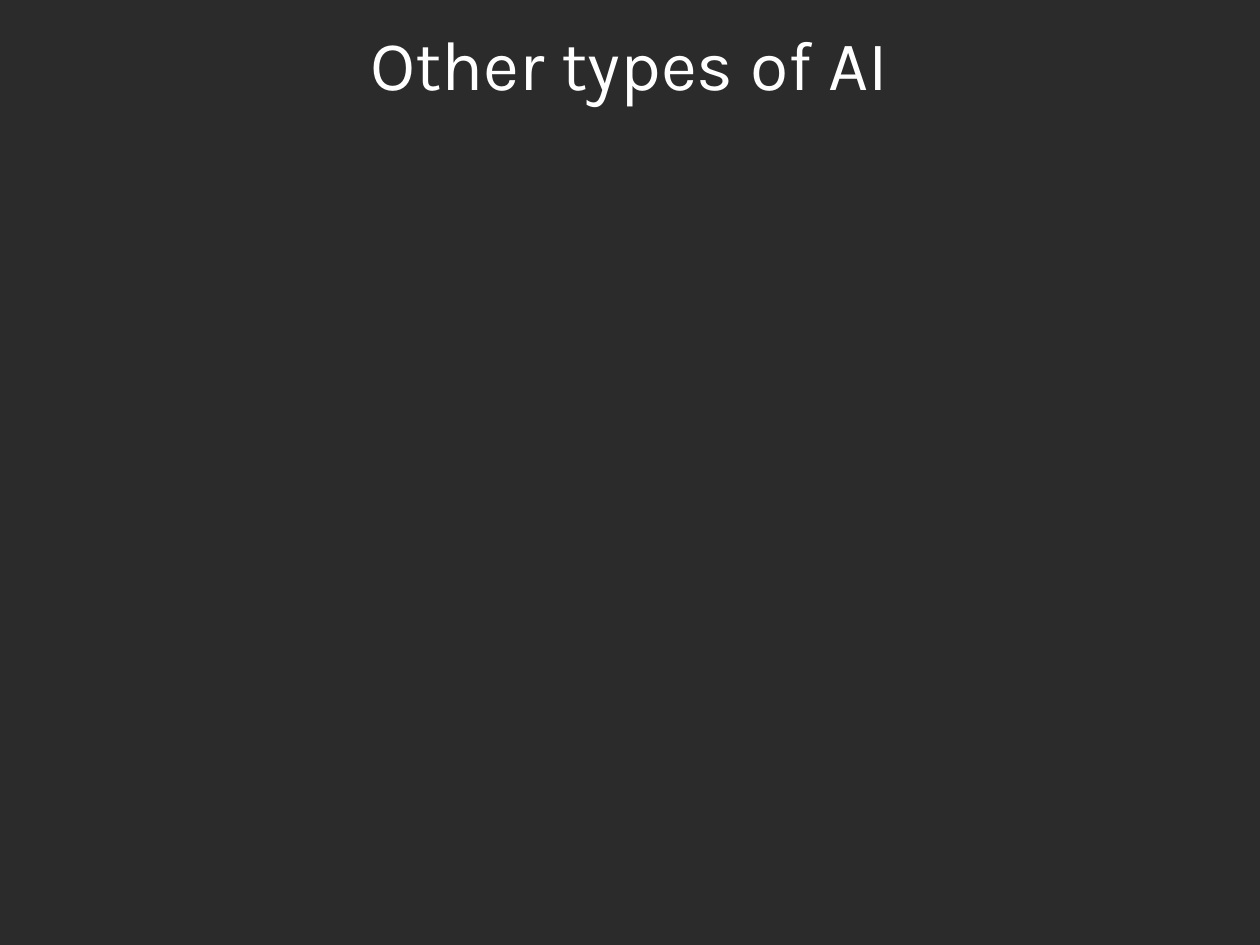
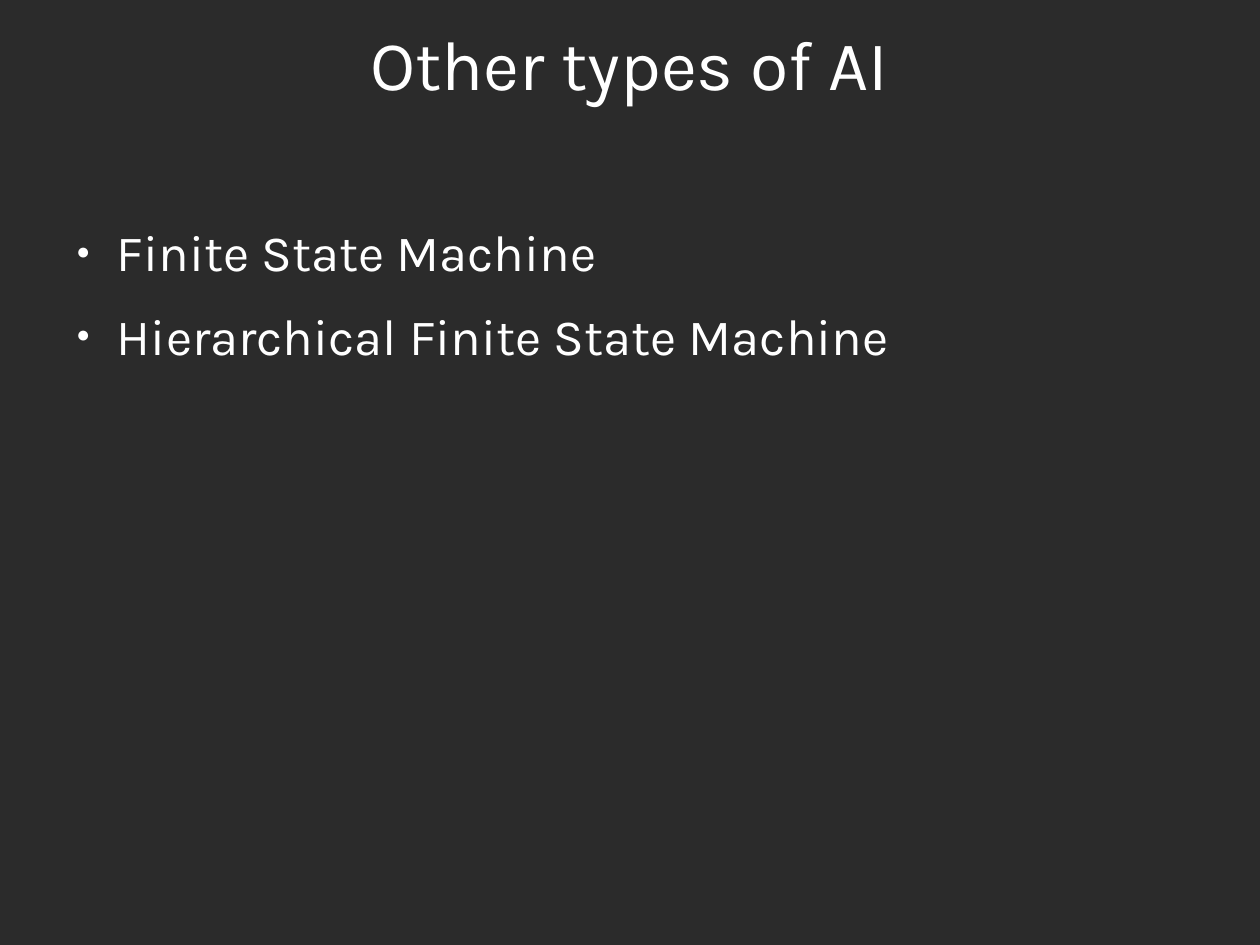
Before and after one commit to expee/AI_BehaviourTreeTest, a slide deck: slide 3 of Docs/BT_Presentation.odp. Drawn at 1260x945 pixels with LibreOffice and Linux fonts; fonts in the diff are those of the drawing; background and template pictures are left out; a plain dark background stands for a picture behind light text. Boxes give left, top, right and bottom in pixels: in the first picture for what was removed or moved away, otherwise in the second. Text is boxed around its words. In the diff, an @@ line names an element or a change of style, - is before the commit and + after.

```diff
--- a/Docs/BT_Presentation.odp
+++ b/Docs/BT_Presentation.odp
@@ text added at [117,236,889,356], 32 pt, text #FFFFFF @@
+● Finite State Machine
+● Hierarchical Finite State Machine
```
Also in this commit, not shown: 2 other slides changed, 11 slides added, 10 slides removed.
